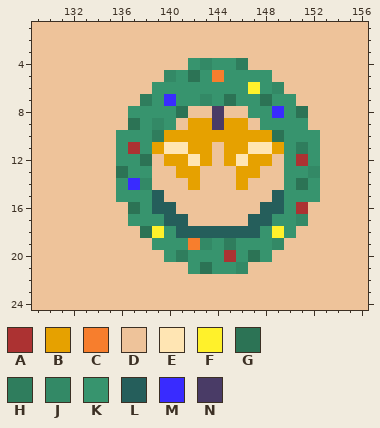
Pixel-art file: Assets/Art/house.aseprite. Above is the file before it was changed.
192x128 pixels, 1 frame. Colours within 5 levels of each other are drawn and written as one. Shown: x 129..156, y 1..24.
Palette (. is transparent): A #ac3232  B #e6a100  C #f77e2d  D #eec39a  E #ffe5b3  F #fff12b  G #2c7355  H #2f7d5d  J #338966  K #37946e  L #255e5b  M #392bff  N #493b66
Now the later version:
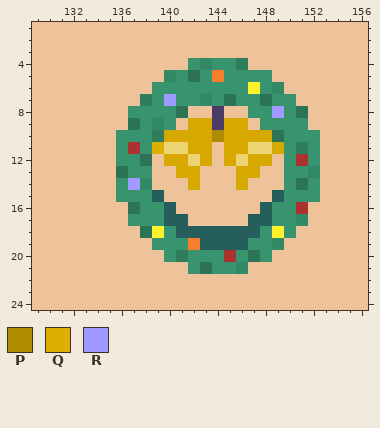
Colours new in this view: P #b08a00  Q #deae00  R #a099ff
Change:
colour B: #e6a100 -> #d6a800
colour E: #ffe5b3 -> #edd472
Changed rows in their new state; - is a pixel that keeps its letter.
first column x 137:
 7 ---R---------
 8 ------------R
10 -------P-----
11 --Q----------
14 R------------
16 --K---------K
19 ------LLLL---
Boxes around the changes in both pictures, in picture pixels (x1, y1, x2, y2):
changed: (128, 94, 284, 250)
